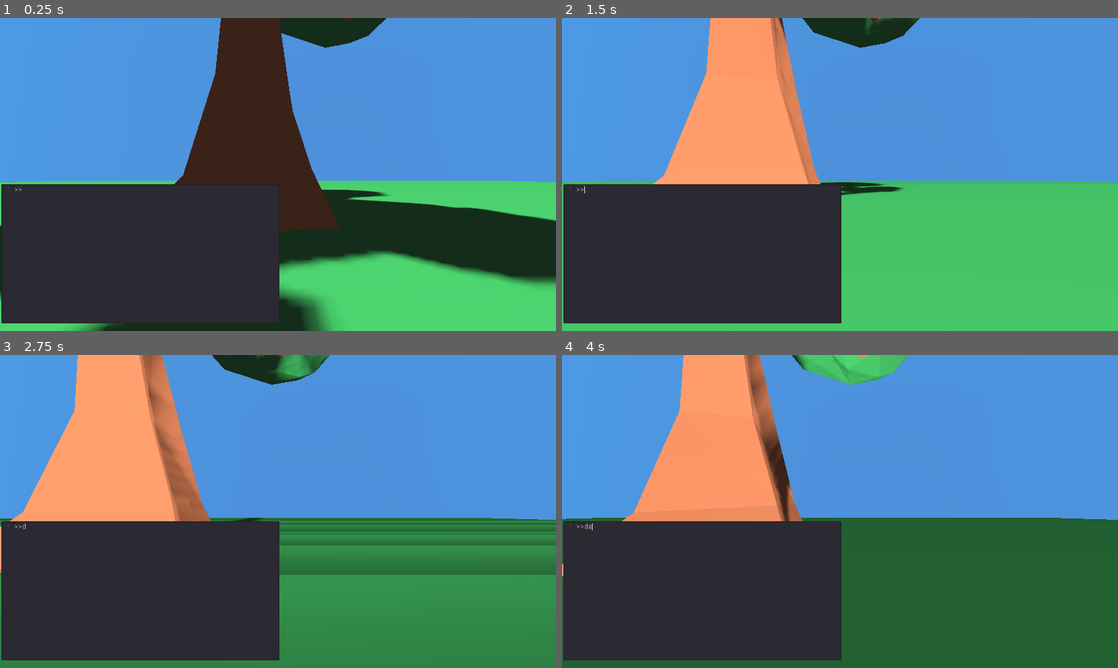
Above: before the commit, frames 1-4 (two rows, left to right).
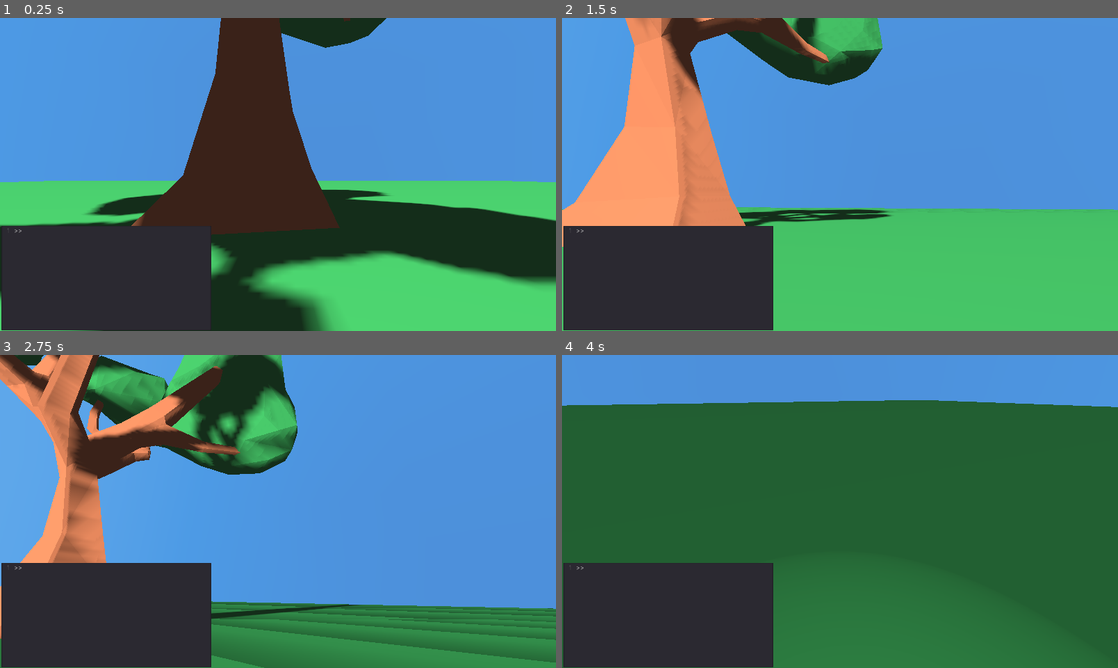
Above: after the commit, the same moments.

Repository: RudyFisher7/Terminal
Game: Godot game, scene res://Main.tscn
The game is run twice, just before and just after one commit, with the same random seed, the same clock (stepped at 60 frames per second) and the same inputs.
Inputs (mouse positions are in pixels of both pictures, inside the frame that each line leads up to):
- Up to frame 1 (0.25 s): no input
- Up to frame 2 (1.5 s): move the mouse to (962, 158) at 0.52 s; hold D (move_right) 0.53-1.25 s; click (962, 158) at 0.67 s; drag from (728, 190) to (812, 237) at 1.27 s
- Up to frame 3 (2.75 s): move the mouse to (333, 442) at 2.02 s; hold D (move_right) from 2.03 s (still down)
- Up to frame 4 (4 s): release D (move_right) at 2.75 s; drag from (812, 574) to (673, 464) at 2.77 s; move the mouse to (1006, 558) at 3.52 s; hold A (move_left) from 3.53 s (still down)

The runs differ from the first frame. In frame 1, 4.4% of the frame differs, in the area x 0-51%, y 53-100%; in frame 2, 36%; in frame 3, 48%; in frame 4, 55%, in the area x 0-100%, y 0-100%.

Commit message:
Finished adding PS4 gamepad support for movement and camera control to player script.

Diff:
--- a/Player.gd
+++ b/Player.gd
@@ -1,37 +1,47 @@
 extends KinematicBody
 
 
-# TODO
 #####################################################################
-# Defines a kinematic body-based player controller
+# Defines a kinematic body based player controller
 #####################################################################
+
 
 export var path_to_eyes : NodePath
 export var path_to_y_pivot : NodePath
 export var path_to_x_pivot : NodePath
 
-const cam_sensitivity_divisor : float = 256.0
-const speed : int = 2
+
+const cam_sensitivity_divisor_touch : float = 256.0
+const cam_sensitivity_divisor : float = 32.0
+const speed : int = 8
+
 
 onready var eyes : Position3D = get_node(path_to_eyes)
 onready var y_pivot : Position3D = get_node(path_to_y_pivot)
 onready var x_pivot : Position3D = get_node(path_to_x_pivot)
 
 
-
 func _ready() -> void:
 	pass
 
 
-func _physics_process(delta) -> void:
+func _physics_process(_delta) -> void:
 	var velocity : = Input.get_vector("move_left", "move_right", "move_forward", "move_backward")
+	var camera_velocity : = Input.get_vector("look_right", "look_left", "look_down", "look_up")
+
+	# Move the player character
 	var movement : = Vector3(velocity.x, 0.0, velocity.y) * speed
 	movement = transform.basis.xform(movement)
 	move_and_slide(movement)
 
+	# Rotate the FPS player camera
+	var camera_motion : = camera_velocity / cam_sensitivity_divisor
+	x_pivot.rotate_x(camera_motion.y)
+	rotate_y(camera_motion.x)
+
 
 func _unhandled_input(event) -> void:
 	if event is InputEventScreenDrag:
-		x_pivot.rotate_x(event.relative.y / cam_sensitivity_divisor)
-		rotate_y(event.relative.x / cam_sensitivity_divisor)
+		x_pivot.rotate_x(event.relative.y / cam_sensitivity_divisor_touch)
+		rotate_y(event.relative.x / cam_sensitivity_divisor_touch)
 		get_tree().set_input_as_handled()
--- a/Terminal.tscn
+++ b/Terminal.tscn
@@ -3,9 +3,11 @@
 [ext_resource path="res://Terminal.gd" type="Script" id=1]
 
 [node name="Terminal" type="Control"]
-anchor_top = 0.5
-anchor_right = 0.5
+anchor_top = 0.657
+anchor_right = 0.377
 anchor_bottom = 1.0
+margin_top = 0.00598145
+margin_right = -0.416016
 script = ExtResource( 1 )
 path_to_terminal = NodePath("AspectRatioContainer/TextEdit")
 
@@ -15,8 +17,9 @@
 ratio = 2.0
 
 [node name="TextEdit" type="TextEdit" parent="AspectRatioContainer"]
-margin_right = 128.0
-margin_bottom = 64.0
+margin_top = 5.0
+margin_right = 832.0
+margin_bottom = 421.0
 rect_min_size = Vector2( 0, 16 )
 size_flags_horizontal = 3
 size_flags_vertical = 3
--- a/project.godot
+++ b/project.godot
@@ -74,6 +74,26 @@
 , Object(InputEventKey,"resource_local_to_scene":false,"resource_name":"","device":0,"alt":false,"shift":false,"control":false,"meta":false,"command":false,"pressed":false,"scancode":0,"physical_scancode":68,"unicode":0,"echo":false,"script":null)
  ]
 }
+look_down={
+"deadzone": 0.5,
+"events": [ Object(InputEventJoypadMotion,"resource_local_to_scene":false,"resource_name":"","device":-1,"axis":3,"axis_value":1.0,"script":null)
+ ]
+}
+look_up={
+"deadzone": 0.5,
+"events": [ Object(InputEventJoypadMotion,"resource_local_to_scene":false,"resource_name":"","device":-1,"axis":3,"axis_value":-1.0,"script":null)
+ ]
+}
+look_left={
+"deadzone": 0.5,
+"events": [ Object(InputEventJoypadMotion,"resource_local_to_scene":false,"resource_name":"","device":-1,"axis":2,"axis_value":-1.0,"script":null)
+ ]
+}
+look_right={
+"deadzone": 0.5,
+"events": [ Object(InputEventJoypadMotion,"resource_local_to_scene":false,"resource_name":"","device":-1,"axis":2,"axis_value":1.0,"script":null)
+ ]
+}
 
 [input_devices]
 
